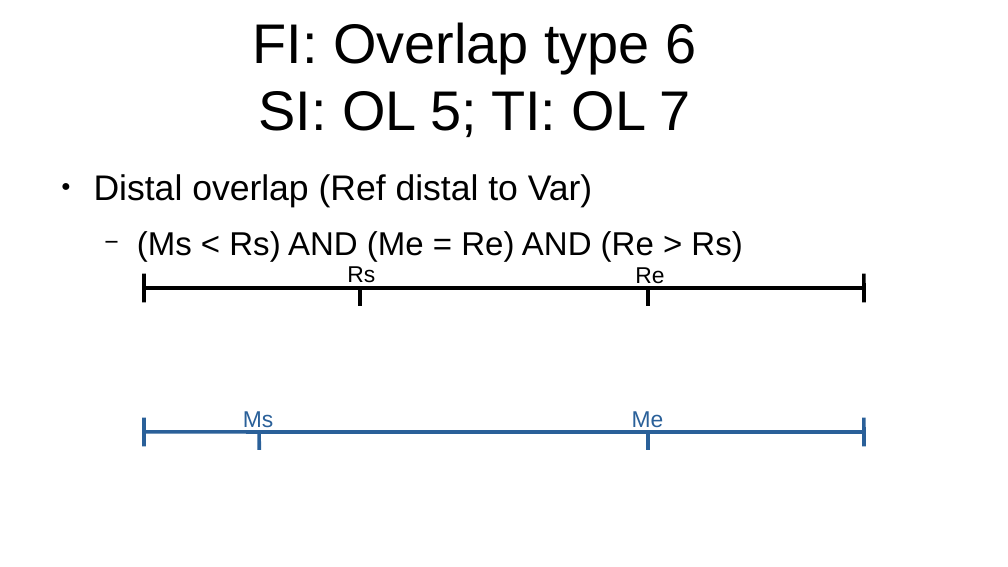
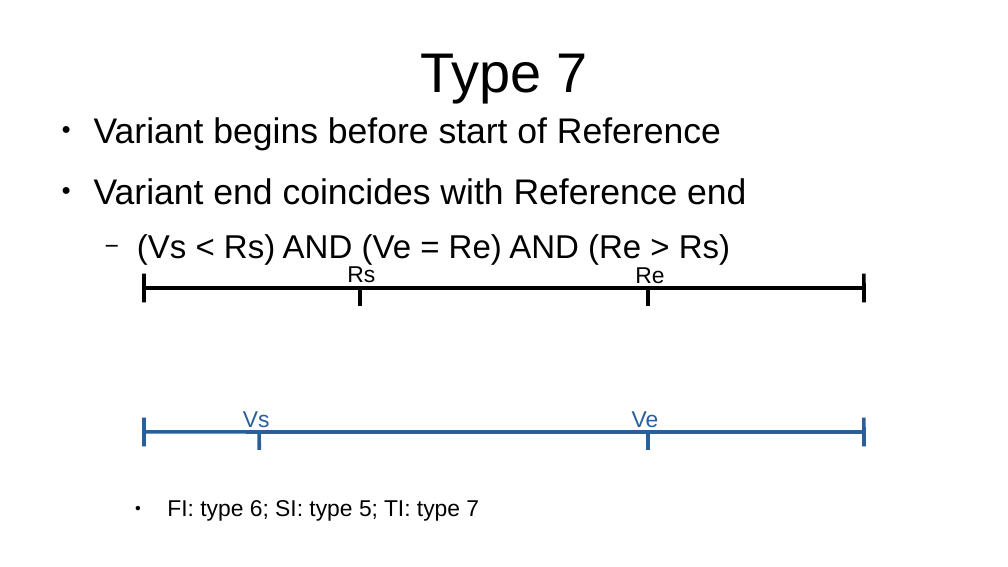
Before and after one commit to Replicon-genetics/rg_exploder_public_documents, a slide deck: slide 16 of Overlap_types_decription.odp (slide 13 before the commit). Drawn at 1008x567 pixels with LibreOffice and Linux fonts; fonts in the diff are those of the drawing. Boxes give left, top, right and bottom in pixels: in the first picture for what was removed or moved away, otherwise in the second. Text is boxed around its words. In the diff, an @@ line names an element or a change of style, - is before the commit and + after.

Commit message:
Overlap types description
Modified for current implementation, rewording and retaining legacy information

```diff
--- a/Overlap_types_decription.odp
+++ b/Overlap_types_decription.odp
@@ title removed at (253, 22, 696, 137) @@
-FI: Overlap type 6
-SI: OL 5; TI: OL 7
@@ title added at (420, 53, 588, 102), 44 pt, text #000000 @@
+Type 7
@@ text at (94, 117, 746, 265): text changed @@
-● Distal overlap (Ref distal to Var)
-  − (Ms < Rs) AND (Me = Re) AND (Re > Rs)
+● Variant begins before start of Reference
+● Variant end coincides with Reference end
+  − (Vs < Rs) AND (Ve = Re) AND (Re > Rs)
@@ text at (243, 411, 270, 432): text changed @@
-Ms
+Vs
@@ text at (632, 411, 659, 433): text changed @@
-Me
+Ve
@@ text added at (167, 500, 479, 521), 18 pt, text #000000 @@
+● FI: type 6; SI: type 5; TI: type 7
```
Also in this commit, not shown: 21 other slides changed, 5 slides added, 1 slide removed, 1 other file.
